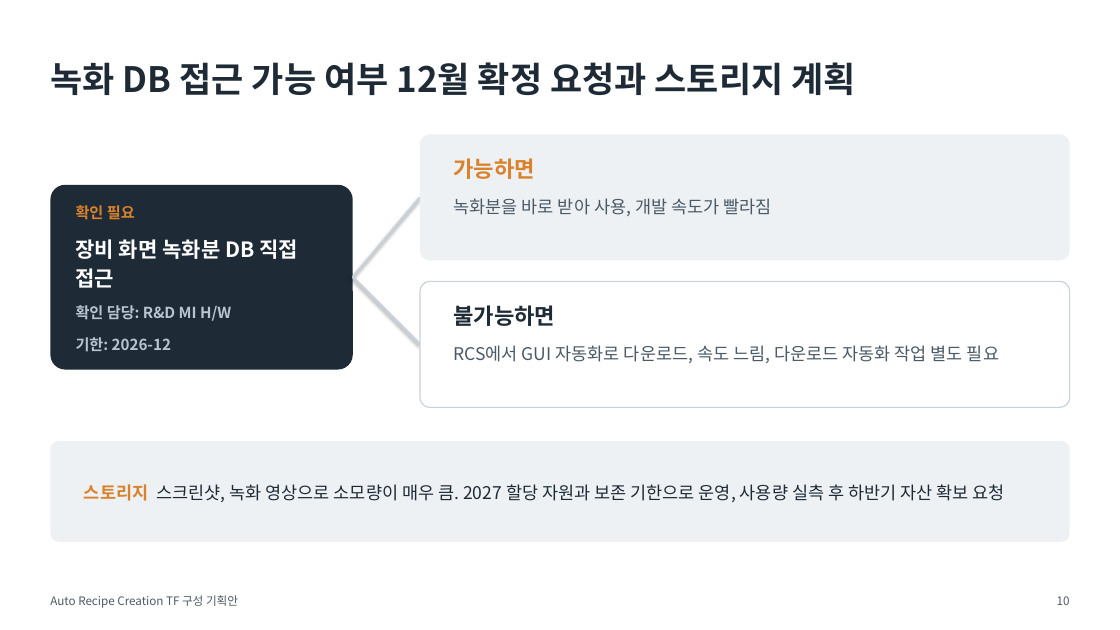
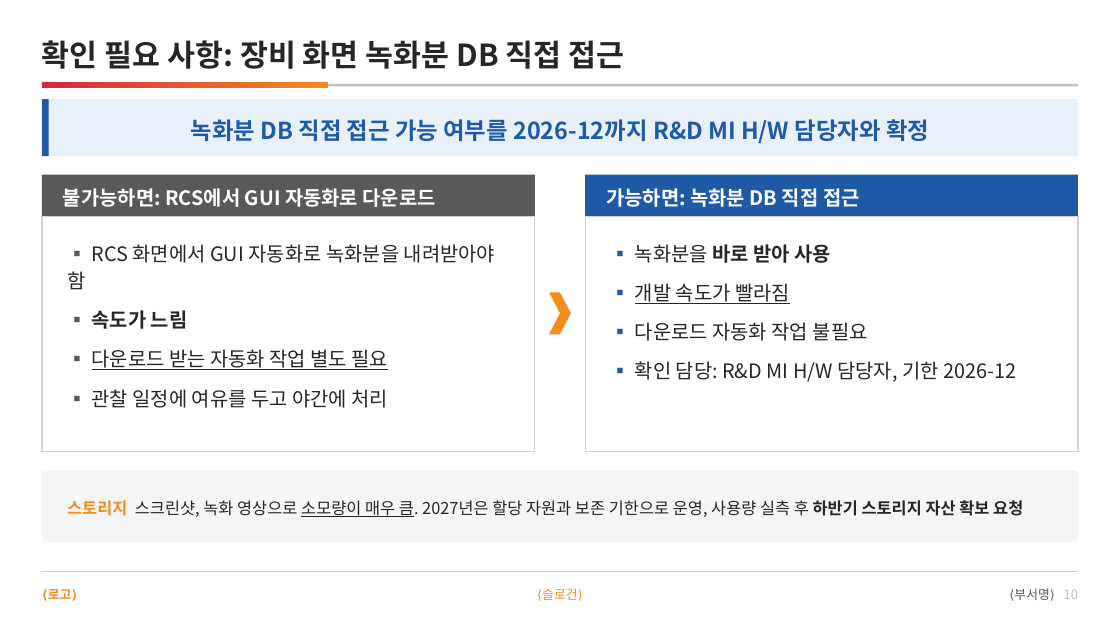
Before and after one commit to DarrenKoi/pm_notes, a slide deck: slide 10 of my-task/arc-tf/deliverables/arc-tf-proposal.pptx. Drawn at 1120x630 pixels with LibreOffice and Linux fonts; fonts in the diff are those of the drawing. Boxes give left, top, right and bottom in pixels: in the first picture for what was removed or moved away, otherwise in the second. Text is boxed around its words. In the diff, an @@ line names an element or a change of style, - is before the commit and + after.

```diff
--- a/my-task/arc-tf/deliverables/arc-tf-proposal.pptx
+++ b/my-task/arc-tf/deliverables/arc-tf-proposal.pptx
@@ text at box(42, 40, 625, 69): text changed; size 30 to 26 pt; text colour #1E2B36 to #262626 @@
-녹화 DB 접근 가능 여부 12월 확정 요청과 스토리지 계획
+확인 필요 사항: 장비 화면 녹화분 DB 직접 접근
@@ rectangle added at box(42, 84, 1078, 87), fill #BFBFBF @@
@@ rectangle added at box(42, 82, 328, 88), fill gradient #D7263D to #F38B1F @@
@@ rectangle added at box(42, 99, 1078, 156), fill #E8F0FA @@
@@ rectangle added at box(42, 99, 49, 156), fill #1F5AA6 @@
@@ text "녹화분 DB 직접 접근 가능 ..." at box(191, 119, 929, 144): vertical alignment top to middle @@
@@ text at box(191, 119, 929, 144): text changed; size 19 to 20 pt; text colour #D9822B to #1F5AA6 @@
-가능하면
+녹화분 DB 직접 접근 가능 여부를 2026-12까지 R&D MI H/W 담당자와 확정
@@ rounded rectangle removed at box(420, 134, 1070, 260) @@
@@ rectangle added at box(42, 175, 535, 217), fill #595959 @@
@@ rectangle added at box(586, 175, 1079, 217), fill #1F5AA6 @@
@@ rounded rectangle removed at box(50, 185, 353, 370) @@
@@ text added at box(63, 188, 436, 207), 17 pt, text #FFFFFF, bold @@
+불가능하면: RCS에서 GUI 자동화로 다운로드
@@ text removed at box(76, 205, 298, 352) @@
-확인 필요
-장비 화면 녹화분 DB 직접 접근
-확인 담당: R&D MI H/W
-기한: 2026-12
@@ line removed from (353, 277) to (420, 197) @@
@@ text added at box(606, 188, 860, 207), 17 pt, text #FFFFFF, bold @@
+가능하면: 녹화분 DB 직접 접근
@@ rectangle added at box(42, 217, 535, 452), fill #FFFFFF, outline #D0D0D0 1 pt @@
@@ rectangle added at box(586, 217, 1079, 452), fill #FFFFFF, outline #D0D0D0 1 pt @@
@@ text added at box(67, 244, 495, 408), 17 pt, text #262626 @@
+▪ RCS 화면에서 GUI 자동화로 녹화분을 내려받아야 함
+▪ 속도가 느림
+▪ 다운로드 받는 자동화 작업 별도 필요
+▪ 관찰 일정에 여유를 두고 야간에 처리
@@ text at box(635, 244, 1016, 382): text changed; size 15 to 17 pt; text colour #4A5A66 to #262626 @@
-녹화분을 바로 받아 사용, 개발 속도가 빨라짐
+▪ 녹화분을 바로 받아 사용
+▪ 개발 속도가 빨라짐
+▪ 다운로드 자동화 작업 불필요
+▪ 확인 담당: R&D MI H/W 담당자, 기한 2026-12
@@ line removed from (353, 277) to (420, 344) @@
@@ rounded rectangle removed at box(420, 281, 1070, 408) @@
@@ chevron added at box(549, 292, 571, 334), fill #F38B1F @@
@@ text removed at box(454, 305, 556, 326) @@
-불가능하면
@@ text removed at box(454, 345, 999, 363) @@
-RCS에서 GUI 자동화로 다운로드, 속도 느림, 다운로드 자동화 작업 별도 필요
@@ rounded rectangle removed at box(50, 441, 1070, 542) @@
@@ rectangle added at box(42, 471, 1078, 542), fill #F4F5F7 @@
@@ text at box(67, 500, 1023, 517): text changed; size 15 to 14 pt; text colour #1E2B36 to #262626 @@
-스토리지 스크린샷, 녹화 영상으로 소모량이 매우 큼. 2027 할당 자원과 보존 기한으로 운영, 사용량 실측 후 하반기 자산 확보 요청
+스토리지 스크린샷, 녹화 영상으로 소모량이 매우 큼. 2027년은 할당 자원과 보존 기한으로 운영, 사용량 실측 후 하반기 스토리지 자산 확보 요청
@@ rectangle added at box(42, 571, 1078, 572), fill #D0D0D0 @@
@@ text added at box(48, 589, 72, 599), 11 pt, text #F38B1F, bold @@
+⟨로고⟩
@@ text removed at box(50, 595, 238, 608) @@
-Auto Recipe Creation TF 구성 기획안
@@ text added at box(542, 588, 577, 600), 11 pt, text #F38B1F @@
+⟨슬로건⟩
@@ text added at box(1014, 588, 1078, 600), 11 pt, text #595959 @@
+⟨부서명⟩ 10
@@ text removed at box(1057, 596, 1070, 605) @@
-10
```
Also in this commit, not shown: 12 other slides changed, 2 other files.
